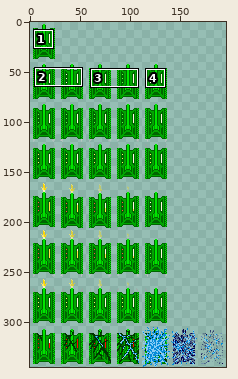
One commit to this sprite sheet: SecondSemesterExamProject/Content/PlayerTank2.png. The picture above shows the old version from afar; the outline marks the close-up.
Close-up. Before:
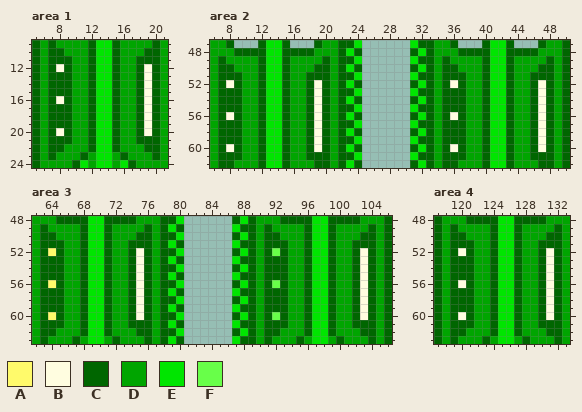
The file is 196x345 pixels. Pixels under 10% opacity are left out. Colours within 5 levels of each other are drawn and written as one. Shown: area 1: x 5..21, y 9..24; area 2: x 6..50, y 47..62; area 3: x 62..106, y 48..63; area 4: x 117..133, y 48..63. The commit also changed other parts of the picture, which this record leaves out.
Palette (. is transparent): A #fffa6b  B #fffde0  C #006600  D #00a500  E #00e500  F #68ff49
The same view after the edit:
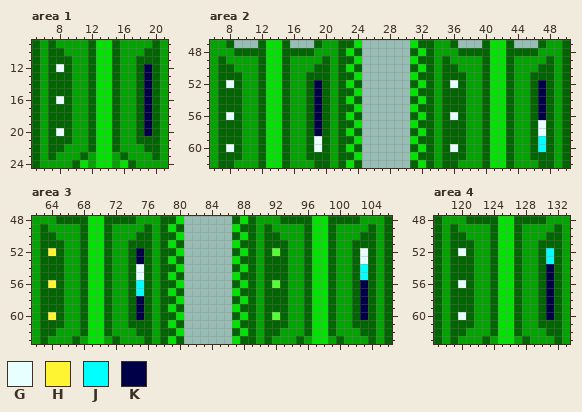
Colours new in this view: G #e8ffff  H #fff432  J #00ffff  K #000049
Diff:
Colour F changes from #68ff49 to #56ff30.
Area 1:
Colour B gives way to colour G in row 12 at x 8; in row 16 at x 8; in row 20 at x 8.
Colour B gives way to colour K in rows 12 to 20 at x 19.
Area 2:
Colour B gives way to colour G in row 52 at x 8 and 36; in row 56 at x 8 and 36; in rows 57 to 58 at x 47; in row 59 at x 19; in row 60 at x 8, 19 and 36.
Colour B gives way to colour J in rows 59 to 60 at x 47.
Colour B gives way to colour K in rows 52 to 56 at x 19 and 47; in rows 57 to 58 at x 19.
Area 3:
Colour B gives way to colour G in rows 52 to 53 at x 103; in rows 54 to 55 at x 75.
Colour A gives way to colour H in row 52 at x 64; in row 56 at x 64; in row 60 at x 64.
Colour B gives way to colour J in rows 54 to 55 at x 103; in rows 56 to 57 at x 75.
Colour B gives way to colour K in rows 52 to 53 at x 75; in rows 56 to 57 at x 103; in rows 58 to 60 at x 75 and 103.
Area 4:
Colour B gives way to colour G in row 52 at x 120; in row 56 at x 120; in row 60 at x 120.
Colour B gives way to colour J in rows 52 to 53 at x 131.
Colour B gives way to colour K in rows 54 to 60 at x 131.
